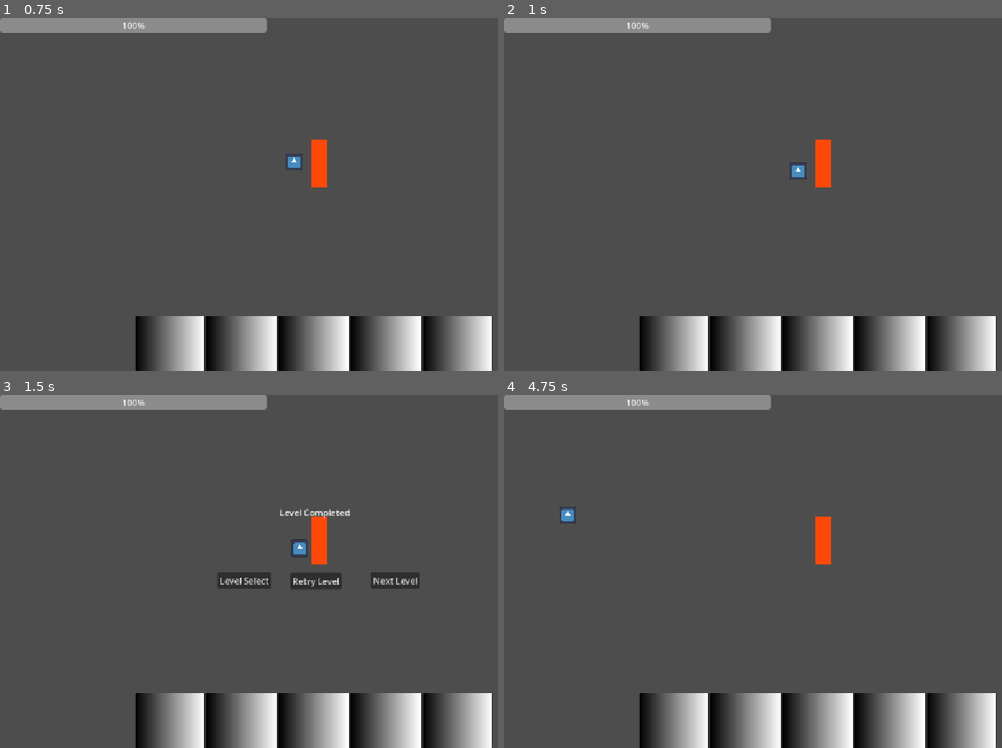
Above: before the commit, frames 1-4 (two rows, left to right).
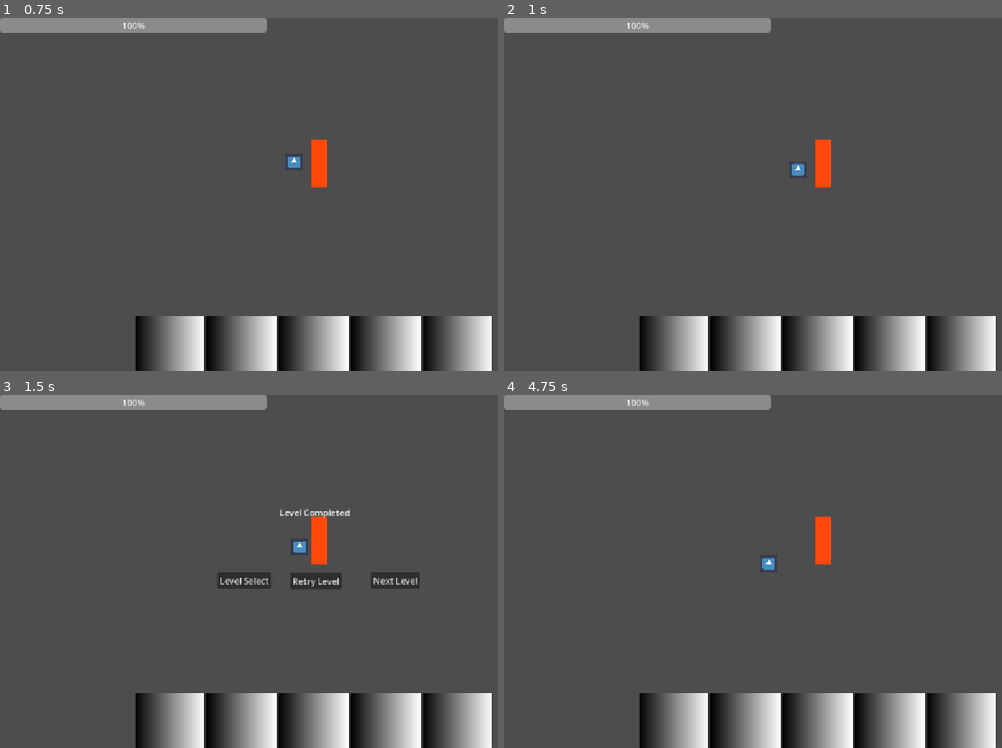
Above: after the commit, the same moments.

Repository: Cayuga007/summer-summit-2026
Game: Godot game, scene res://UI/Level_SelectionUI.tscn
Two runs of this game, one before a commit and one after it. Both use one fixed random seed, a clock stepped at 60 frames per second and the inputs below. This scene is started directly instead of the project's main scene. The engine's default icon, where the game draws it, is replaced by a stand-in: a white triangle on a blue panel in a dark square.
Inputs (mouse positions are in pixels of both pictures, inside the frame that each line leads up to):
- Up to frame 1 (0.75 s): click "Level 2" at 0.5 s
- Up to frame 2 (1 s): no input
- Up to frame 3 (1.5 s): tap Enter at 1.25 s; move the mouse to (453, 553) at 1.27 s; hold D (right) from 1.28 s (still down); click (453, 553) at 1.42 s
- Up to frame 4 (4.75 s): tap Space (jump) at 1.52, 3.02 s; release D (right) at 2 s; click "Retry Level" at 2 s; tap R (Reset) at 2.75, 4.25 s; move the mouse to (693, 589) at 2.77 s; hold D (right) 2.78-3.5 s; click "Retry Level" at 3.5 s; move the mouse to (882, 493) at 4.27 s; hold A (left) from 4.28 s (still down)

Frame 1 is identical in both runs. In frame 2, less than 0.1% of the frame differs, in the area x 57-61%, y 40-46%; in frame 3, less than 0.1%; in frame 4, 0.2%, in the area x 11-55%, y 31-51%.

Commit message:
fixed level select not hiding after clicking on levels

Diff:
--- a/Levels/Level_2.tscn
+++ b/Levels/Level_2.tscn
@@ -26,7 +26,7 @@
 position = Vector2(1079, 126)
 
 [node name="Platform" parent="." unique_id=1061748757 instance=ExtResource("4_dbc5v")]
-position = Vector2(1079, 225)
+position = Vector2(1082, 219)
 
 [node name="Wall" type="StaticBody2D" parent="." unique_id=421238776]
 rotation = 1.5707964
@@ -36,7 +36,7 @@
 shape = SubResource("WorldBoundaryShape2D_8a5oj")
 
 [node name="Wall2" type="StaticBody2D" parent="." unique_id=521107091]
-position = Vector2(2295, 631)
+position = Vector2(2282, 630)
 rotation = -1.5707964
 
 [node name="CollisionShape2D" type="CollisionShape2D" parent="Wall2" unique_id=822386779]
@@ -60,9 +60,6 @@
 [node name="VictoryDoor" parent="." unique_id=1062209962 instance=ExtResource("5_t5q4t")]
 position = Vector2(1171, 144)
 
-[node name="PortalPlatform" parent="." unique_id=1487216132 instance=ExtResource("6_tfynm")]
-position = Vector2(980, 201)
-
 [node name="PortalPlatform2" parent="." unique_id=83747843 instance=ExtResource("6_tfynm")]
 position = Vector2(252, 108)
 
--- a/Scripts/level_selection_ui.gd
+++ b/Scripts/level_selection_ui.gd
@@ -9,19 +9,20 @@
 
 func _on_level_1_button_pressed() -> void:
 	LevelManager.load_level(0)
+	hide()
 
 
 func _on_level_2_button_pressed() -> void:
 	LevelManager.load_level(1)
-
+	hide()
 
 func _on_level_3_button_pressed() -> void:
 	LevelManager.load_level(2)
-
+	hide()
 
 func _on_level_4_button_pressed() -> void:
 	LevelManager.load_level(3)
-
+	hide()
 
 func _on_back_button_pressed() -> void:
 	if get_tree().current_scene == self:
--- a/UI/Level_SelectionUI.tscn
+++ b/UI/Level_SelectionUI.tscn
@@ -1,40 +1,40 @@
-[gd_scene load_steps=2 format=3 uid="uid://co0amkxemrde0"]
+[gd_scene format=3 uid="uid://co0amkxemrde0"]
 
 [ext_resource type="Script" uid="uid://nqanfrmif5m3" path="res://Scripts/level_selection_ui.gd" id="1_rcy2s"]
 
-[node name="LevelSelectionUI" type="CanvasLayer"]
+[node name="LevelSelectionUI" type="CanvasLayer" unique_id=162670869]
 script = ExtResource("1_rcy2s")
 
-[node name="Label" type="Label" parent="."]
+[node name="Label" type="Label" parent="." unique_id=2028740065]
 offset_left = 525.0
 offset_top = 240.0
 offset_right = 616.0
 offset_bottom = 263.0
 text = "Level Select"
 
-[node name="VBoxContainer" type="VBoxContainer" parent="."]
+[node name="VBoxContainer" type="VBoxContainer" parent="." unique_id=1324103756]
 offset_left = 541.0
 offset_top = 292.0
 offset_right = 603.0
 offset_bottom = 428.0
 
-[node name="Level1Button" type="Button" parent="VBoxContainer"]
+[node name="Level1Button" type="Button" parent="VBoxContainer" unique_id=1313344845]
 layout_mode = 2
 text = "Level 1"
 
-[node name="Level2Button" type="Button" parent="VBoxContainer"]
+[node name="Level2Button" type="Button" parent="VBoxContainer" unique_id=288912830]
 layout_mode = 2
 text = "Level 2"
 
-[node name="Level3Button" type="Button" parent="VBoxContainer"]
+[node name="Level3Button" type="Button" parent="VBoxContainer" unique_id=92013467]
 layout_mode = 2
 text = "Level 3"
 
-[node name="Level4Button" type="Button" parent="VBoxContainer"]
+[node name="Level4Button" type="Button" parent="VBoxContainer" unique_id=532573419]
 layout_mode = 2
 text = "Level 4"
 
-[node name="BackButton" type="Button" parent="."]
+[node name="BackButton" type="Button" parent="." unique_id=879658485]
 offset_left = 527.0
 offset_top = 464.0
 offset_right = 627.0
